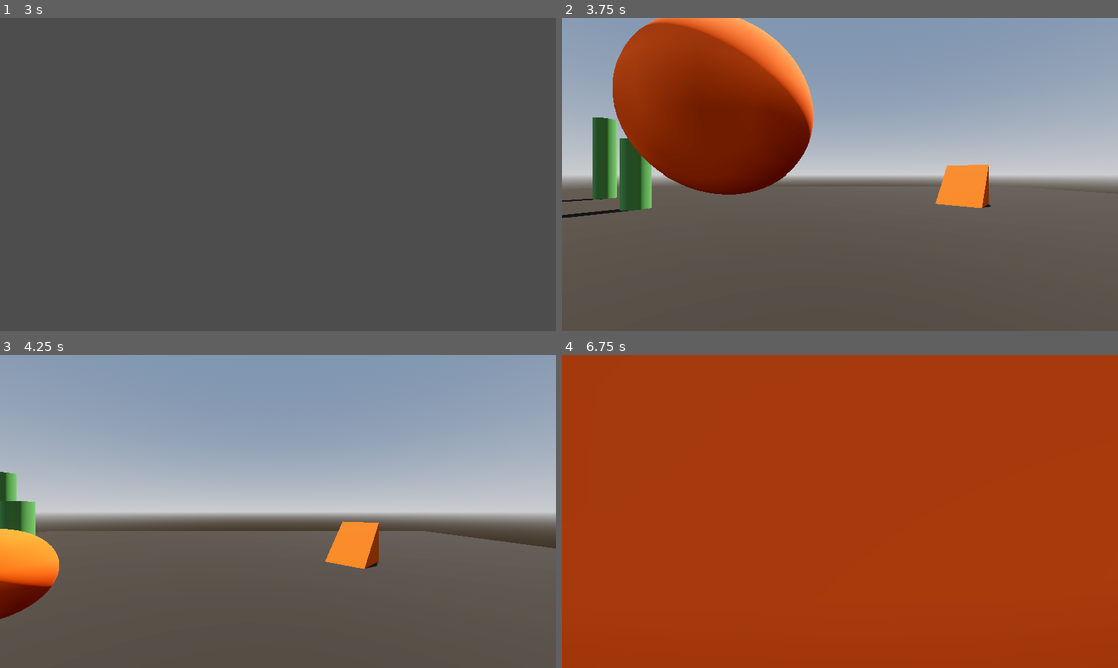
Above: before the commit, frames 1-4 (two rows, left to right).
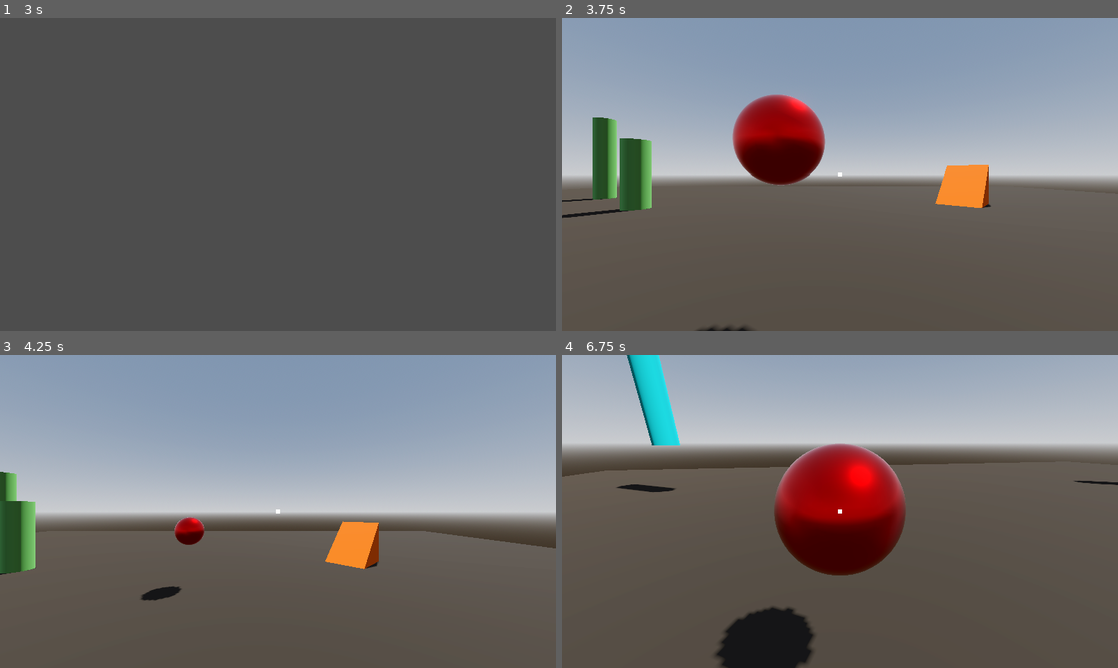
Above: after the commit, the same moments.

Repository: Isaaa43/Saudavel-e-Balanceado
Game: Godot game, scene res://cenas/main_game.tscn
Two runs of this game, one before a commit and one after it. Both use one fixed random seed, a clock stepped at 60 frames per second and the inputs below.
Inputs (mouse positions are in pixels of both pictures, inside the frame that each line leads up to):
- Up to frame 1 (3 s): click (278, 224) at 0.52 s; type "Alex" at 0.6 s; click "Jogar" at 1.25 s; click "Host" at 2 s; click "Começar Partida" at 2.75 s
- Up to frame 2 (3.75 s): move the mouse to (962, 158) at 3.52 s; hold D (direita) from 3.53 s (still down); click (962, 158) at 3.6 s
- Up to frame 3 (4.25 s): keep holding D (direita); tap Space (pular) at 3.77 s
- Up to frame 4 (6.75 s): move the mouse to (812, 511) at 4.27 s; release D (direita) at 4.28 s; hold W (frente) from 4.28 s (still down); click (812, 511) at 4.35 s; tap Space (pular) at 4.52, 6.02 s; move the mouse to (851, 505) at 5.02 s; click (851, 505) at 5.1 s; move the mouse to (834, 517) at 5.77 s; click (834, 517) at 5.85 s; move the mouse to (878, 514) at 6.52 s; click (878, 514) at 6.6 s

Frame 1 is identical in both runs. In frame 2, 16% of the frame differs, in the area x 9-51%, y 0-100%; in frame 3, 2.9%; in frame 4, 100%, in the area x 0-100%, y 0-100%.

Commit message:
Adicionado levar dano temporario
forma temporária de demonstrar dano adicionada
mudado o material da bola de fogo

Diff:
--- a/luta-magos/cenas/game/characters/jogador.tscn
+++ b/luta-magos/cenas/game/characters/jogador.tscn
@@ -64,6 +64,30 @@
 "BolaFogo": ExtResource("6_ytj1x")
 })
 
+[node name="HudAim" type="Control" parent="Cabeca/Camera3D" unique_id=623777350]
+layout_mode = 3
+anchors_preset = 15
+anchor_right = 1.0
+anchor_bottom = 1.0
+grow_horizontal = 2
+grow_vertical = 2
+mouse_filter = 2
+
+[node name="ColorRect" type="ColorRect" parent="Cabeca/Camera3D/HudAim" unique_id=2068083543]
+layout_mode = 1
+anchors_preset = 8
+anchor_left = 0.5
+anchor_top = 0.5
+anchor_right = 0.5
+anchor_bottom = 0.5
+offset_left = -5.0
+offset_top = -5.0
+offset_right = 5.0
+offset_bottom = 5.0
+grow_horizontal = 2
+grow_vertical = 2
+mouse_filter = 2
+
 [node name="CabecaPivot" type="Node3D" parent="Cabeca" unique_id=2010991378]
 transform = Transform3D(1, 0, 0, 0, 1, 0, 0, 0, 1, 0, 0, -0.15)
 
@@ -74,3 +98,13 @@
 
 [node name="MultiplayerSynchronizer" type="MultiplayerSynchronizer" parent="." unique_id=1203761034]
 replication_config = SubResource("SceneReplicationConfig_s5tbn")
+
+[node name="LabelDano" type="Label3D" parent="." unique_id=1477714311]
+transform = Transform3D(1, 0, 0, 0, 1, 0, 0, 0, 1, 0, 2.5002263, 0)
+visible = false
+billboard = 2
+outline_modulate = Color(0.8328558, 0, 0.121190645, 1)
+text = "Dano:
+"
+font_size = 50
+outline_size = 16
--- a/luta-magos/feiticos/BolaFogo/FS_bola_fogo.tscn
+++ b/luta-magos/feiticos/BolaFogo/FS_bola_fogo.tscn
@@ -5,13 +5,18 @@
 [sub_resource type="SphereMesh" id="SphereMesh_k3kbq"]
 
 [sub_resource type="StandardMaterial3D" id="StandardMaterial3D_3cup7"]
-albedo_color = Color(0.98263913, 0.34806895, 0, 1)
+albedo_color = Color(0.88, 0, 0, 1)
+metallic = 1.0
+metallic_specular = 0.8
+roughness = 0.15
 
 [sub_resource type="SphereShape3D" id="SphereShape3D_fn0gy"]
 radius = 0.47009385
 
 [node name="FS_BolaFogo" type="Node3D" unique_id=1296584297]
 script = ExtResource("1_3cup7")
+speed = 10.0
+
 
 [node name="MeshInstance3D" type="MeshInstance3D" parent="." unique_id=1965752395]
 mesh = SubResource("SphereMesh_k3kbq")
--- a/luta-magos/feiticos/BolaFogo/F_bola_fogo.gd
+++ b/luta-magos/feiticos/BolaFogo/F_bola_fogo.gd
@@ -53,8 +53,12 @@
 		queue_free()
 
 func _on_body_entered(body: Node3D) -> void:
+	if int(body.name) == criador: return
+
+	if body is Jogador:
+		body.levar_dano(damage)
+
 	print(body, " levou %d de " % damage, criador)
-	#if body == criador:
-		#return
+
 	#if body.has_method("take_damage"): pass
 	#queue_free()
--- a/luta-magos/scripts/game/characters/jogador.gd
+++ b/luta-magos/scripts/game/characters/jogador.gd
@@ -14,7 +14,7 @@
 	node.set_physics_process(false)
 	node.set_process_input(false)
 	node.set_process_unhandled_input(false)
-	node.process_mode = Node.PROCESS_MODE_DISABLED
+	#node.process_mode = Node.PROCESS_MODE_DISABLED
 
 func _enter_tree() -> void:
 	set_multiplayer_authority(str(name).to_int())
@@ -52,3 +52,11 @@
 		velocity.z = move_toward(velocity.z, 0, SPEED)
 
 	move_and_slide()
+
+# TODO: somente teste, remover
+@onready var label_dano: Label3D = $LabelDano
+func levar_dano(dano: int) -> void:
+	print('Levar dano %d' % dano)
+	label_dano.text = "Dano:\n%d" % dano
+	label_dano.show()
+	get_tree().create_timer(1.2).timeout.connect( func(): label_dano.hide() )
